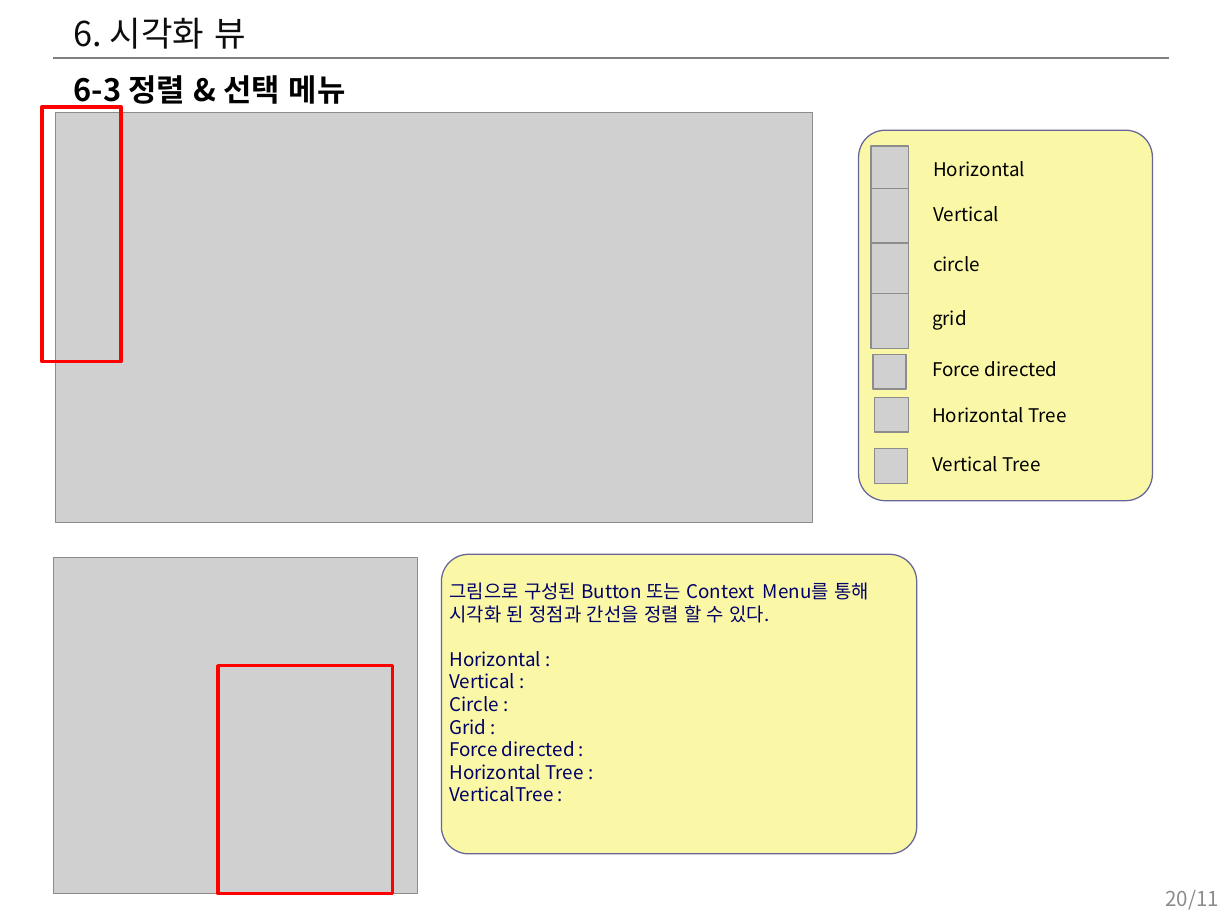
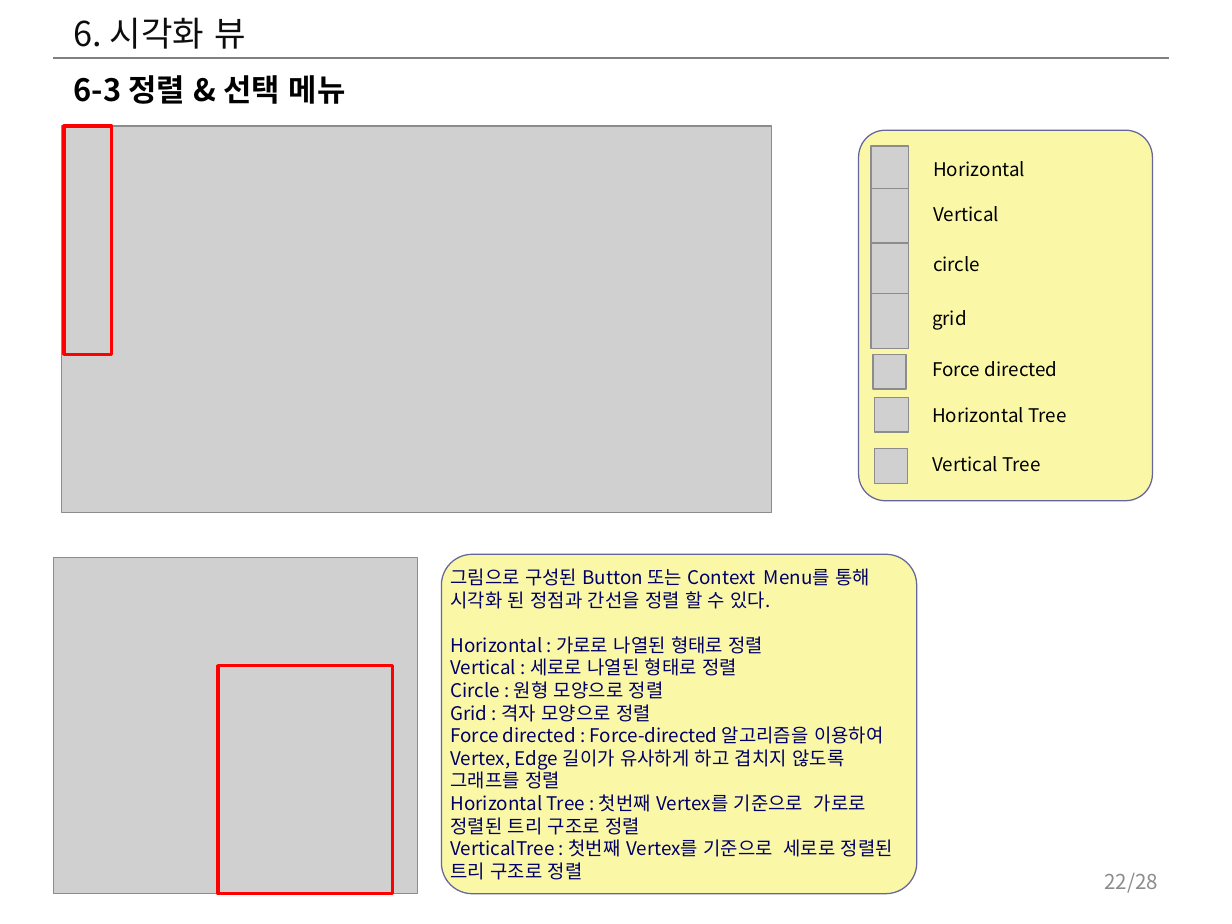
Before and after one commit to hwany7seo/gdbms_document, a slide deck: slide 22 of mockup/시각화도구_UI_UX_기획서.pptx (slide 20 before the commit). Drawn at 1232x924 pixels with LibreOffice and Linux fonts; fonts in the diff are those of the drawing; grey boxes stand for pictures. Boxes give left, top, right and bottom in pixels: in the first picture for what was removed or moved away, otherwise in the second. Text is boxed around its words. In the diff, an @@ line names an element or a change of style, - is before the commit and + after.

```diff
--- a/mockup/시각화도구_UI_UX_기획서.pptx
+++ b/mockup/시각화도구_UI_UX_기획서.pptx
@@ picture: place and size @@
-picture at bbox=[55, 113, 812, 524]
+picture at bbox=[62, 126, 771, 511]
@@ rectangle: place and size @@
-rectangle at bbox=[42, 107, 121, 362]
+rectangle at bbox=[64, 126, 111, 354]
@@ rounded rectangle "그림으로 구성된 Button 또는 Context ...": place and size @@
-rounded rectangle "그림으로 구성된 Button 또는 Context ..." at bbox=[441, 554, 917, 854]
+rounded rectangle "그림으로 구성된 Button 또는 Context ..." at bbox=[441, 554, 917, 894]
@@ text in rounded rectangle at bbox=[450, 636, 893, 884]: text changed @@
-Horizontal :
-Vertical :
-Circle :
-Grid :
-Force directed :
-Horizontal Tree :
-VerticalTree :
+Horizontal : 가로로 나열된 형태로 정렬
+Vertical : 세로로 나열된 형태로 정렬
+Circle : 원형 모양으로 정렬
+Grid : 격자 모양으로 정렬
+Force directed : Force-directed 알고리즘을 이용하여 Vertex, Edge 길이가 유사하게 하고 겹치지 않도록 그래프를 정렬
+Horizontal Tree : 첫번째 Vertex를 기준으로 가로로 정렬된 트리 구조로 정렬
+VerticalTree : 첫번째 Vertex를 기준으로 세로로 정렬된 트리 구조로 정렬
@@ page number added at bbox=[1104, 873, 1158, 893], 12 pt, text #8C8C8C @@
+22/28
@@ page number removed at bbox=[1165, 890, 1219, 910] @@
-20/11
```
Also in this commit, not shown: 16 other slides changed, 4 slides added, 20 other files.
